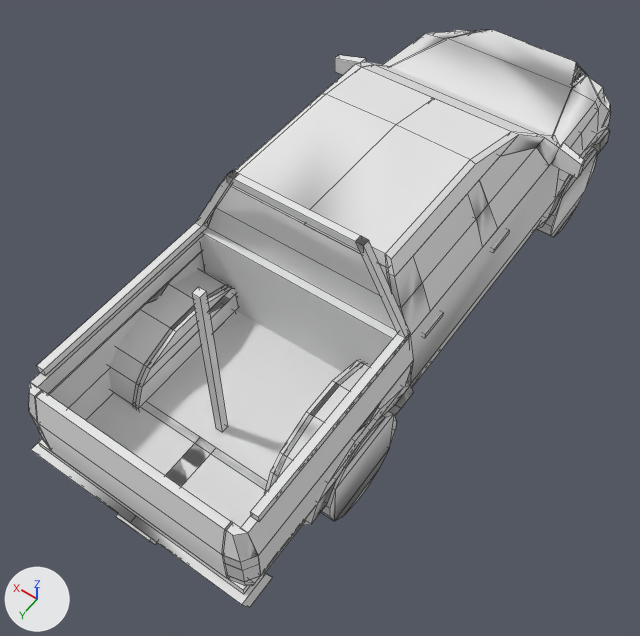
One commit to the OBJ model mccore/src/main/resources/assets/ivv/objmodels/vehicles/hilux.obj: the scene before it, then after it.
The view is the same before and after, from a 50 mm camera at (-2.57, 2.76, 5.83) aimed at (0.0, -0.84, 0.17). The lights are fixed; the arrows at lower left show +X, +Y and +Z. Mesh edges are drawn as thin lines. Where no turn or scale is listed for an object, it has been applied to the vertices. Vertices at the same position are counted once.

In view in the first picture: 'backrightwheel', 'bedrail', 'body', 'frontrightwheel', 'gunmount', 'hood', 'tailgate', 'windows'.
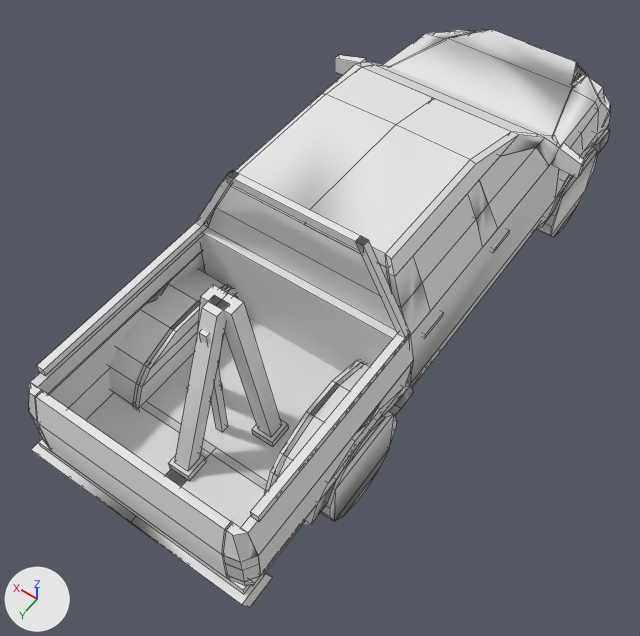
The newer file is also turned or shifted as a whole; pictures and numbers use the older file's frame.

Pixel boxes [x1, y1, x2, y2] of what changed, in the pictures (640 x 636 px):
'gunmount_rocketpod', added: after [168, 285, 288, 481]
part 1 of me_body, deleted: before [116, 514, 157, 545]
'gunmount', unchanged, covered by the edit: before [192, 287, 228, 432]; after [199, 330, 228, 432]

Patch to the scene script:
```diff
--- a/mccore/src/main/resources/assets/ivv/objmodels/vehicles/hilux.obj.py
+++ b/mccore/src/main/resources/assets/ivv/objmodels/vehicles/hilux.obj.py
@@ me_body @@
 me_body.from_pydata(...)  # 929 vertices, 854 faces; spans x -1.19..1.19, y -4.53..1.38, z -0.06..1.5
 # used by ob_body; location = (0.0, 0.0, 0.0)
+# me_body part 1: the loose piece of 8 vertices spanning x -0.16..0.16, y 1.28..1.38, z 0.0..0.14 is deleted
 me_body.materials.append(mat_m_4902bd27_6e6e_8147_ca3a_c592b6c8deab)
@@ me_gunmount_rocketpod @@
+me_gunmount_rocketpod.from_pydata(...)  # 46 vertices, 36 faces; spans x -0.406..0.406, y 0.194..0.944, z 0.156..1.469
+me_gunmount_rocketpod.materials.append(mat_m_4902bd27_6e6e_8147_ca3a_c592b6c8deab)  # white #e7e7e7
@@ ob_gunmount_rocketpod @@
+ob_gunmount_rocketpod = bpy.data.objects.new('gunmount_rocketpod', me_gunmount_rocketpod)
+ob_gunmount_rocketpod.location = (0.0, -0.062, 0.0)
```
